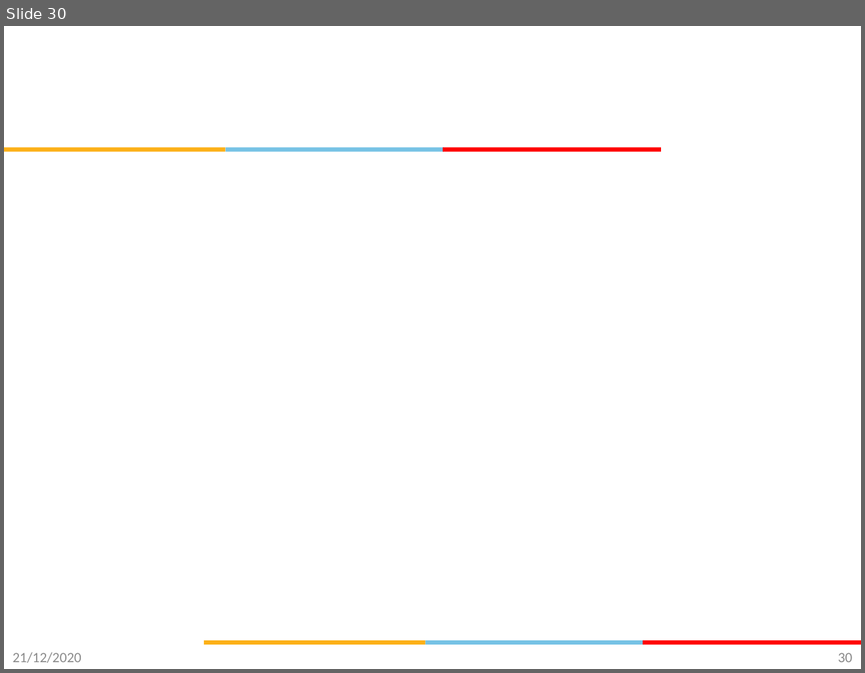
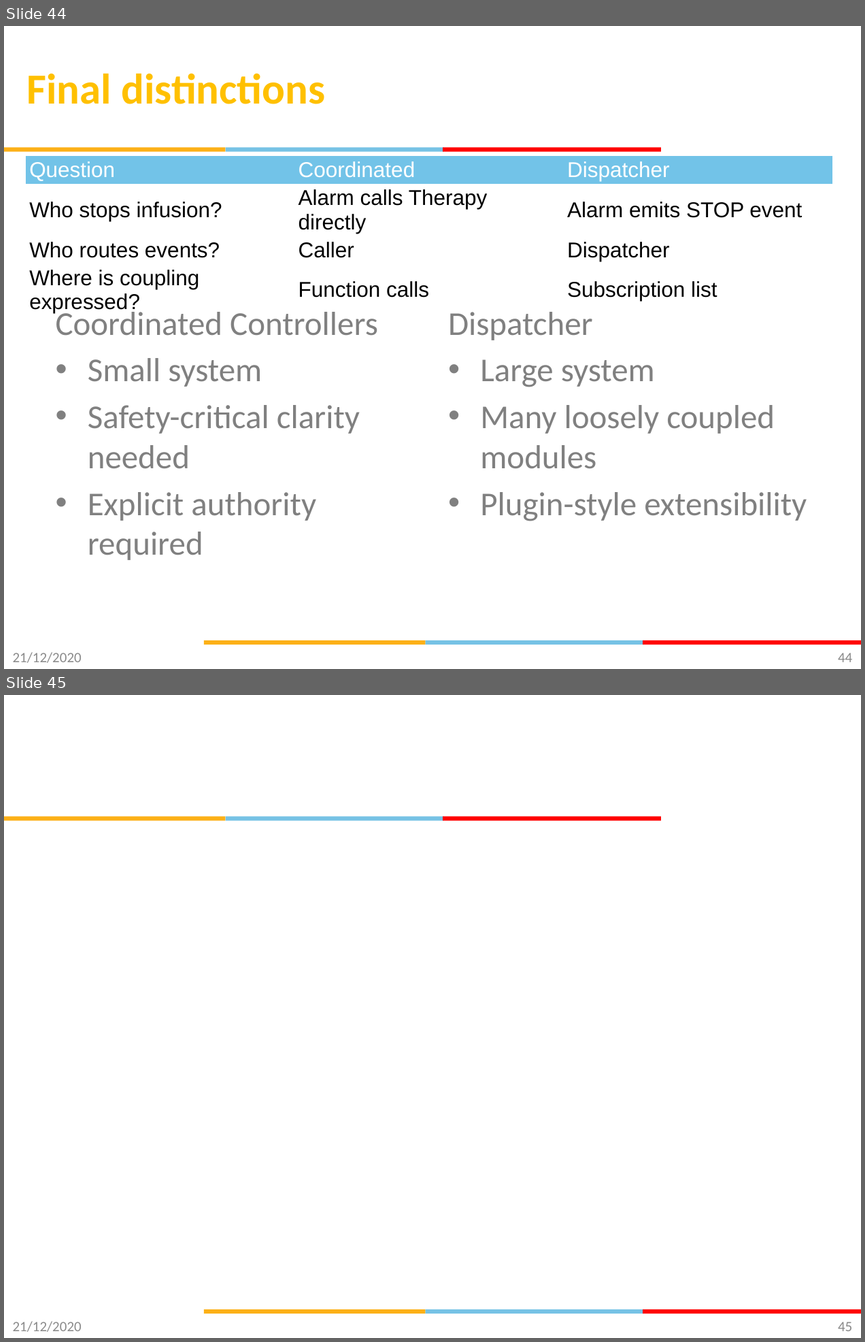
Before and after one commit to gsaurabhr-teaching/csg523-material, a slide deck: Lec-13-16-firmware-architecture.pptx. Shown one above the other, each under a label of ours: slide 30 before the commit, slides 44 and 45 after it. The pictures are 865x673 and 865x1342 pixels, drawn with LibreOffice and Linux fonts; fonts in the diff are those of the drawing; background and template pictures are left out. Boxes give left, top, right and bottom in pixels: in the first picture for what was removed or moved away, otherwise in the second. Text is boxed around its words. In the diff, an @@ line names an element or a change of style, - is before the commit and + after.

```diff
--- a/Lec-13-16-firmware-architecture.pptx
+++ b/Lec-13-16-firmware-architecture.pptx
@@ slide 44 added at (x1=4, y1=26, x2=861, y2=669), background #FFFFFF; not listed: 6 template elements that a slide beside it also shows @@
@@ title added at (x1=27, y1=73, x2=325, y2=104), 36 pt, text #FFC000, bold @@
+Final distinctions
@@ table added at (x1=26, y1=157, x2=832, y2=316), 4 rows, 3 columns @@
+Question | Coordinated | Dispatcher
+Who stops infusion? | Alarm calls Therapy directly | Alarm emits STOP event
+Who routes events? | Caller | Dispatcher
+Where is coupling expressed? | Function calls | Subscription list
@@ text added at (x1=56, y1=308, x2=378, y2=560), 28 pt, text #808080 @@
+Coordinated Controllers
+• Small system
+• Safety-critical clarity needed
+• Explicit authority required
@@ text added at (x1=448, y1=312, x2=806, y2=521), 28 pt, text #808080 @@
+Dispatcher
+• Large system
+• Many loosely coupled modules
+• Plugin-style extensibility
@@ text added at (x1=13, y1=652, x2=82, y2=662), 12 pt, text #8C8C8C @@
+21/12/2020
@@ page number added at (x1=838, y1=652, x2=852, y2=662), 12 pt, text #898989 @@
+44
@@ what was slide 30 is now slide 45 @@
@@ page number at (x1=838, y1=1321, x2=852, y2=1331): text changed @@
-30
+45
```
Also in this commit, not shown: 2 slides changed, 12 other slides added, 8 slides removed.
